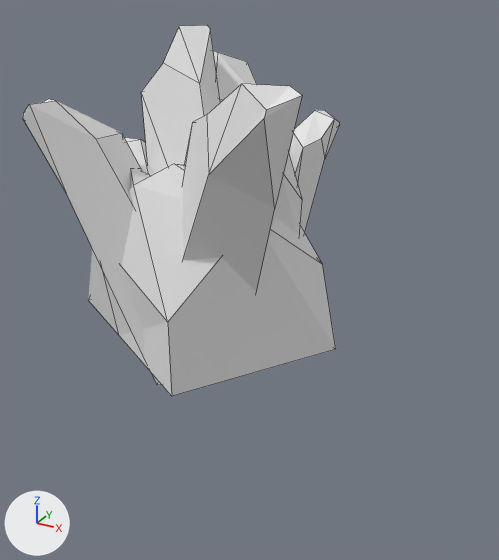
The Blender file Assets/Raw/rocks.blend: old version first, new version second.
One viewpoint serves both versions: a 50 mm lens placed at (7.78, -12.09, 3.45), pointed at (0.83, 0.55, -2.87). The axes (+X, +Y, +Z) are drawn at lower left. The lights are the same throughout. Mesh edges are drawn as thin lines.

Objects in the first picture: 'Rocks'.
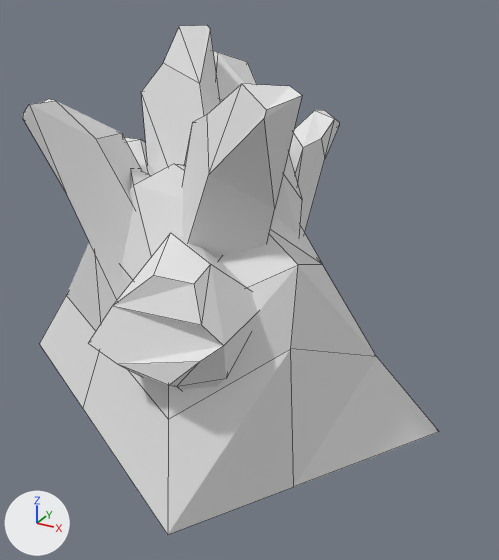
Where the change shows, as pixel boxes [x1, y1, x2, y2] in the pictures (499 x 560 px):
'Rocks', reshaped
    before: [23, 25, 339, 396]
    after: [23, 25, 439, 535]
part 1 of me_cube, added
    after: [88, 232, 258, 390]
part 2 of me_cube, built on
    before: [88, 230, 336, 396]
    after: [40, 230, 439, 535]

Diff of the bpy script that builds the scene:
```diff
--- a/Assets/Raw/rocks.blend.py
+++ b/Assets/Raw/rocks.blend.py
@@ me_cube @@
 # used by ob_rocks; location = (0.0, 0.0, 0.0)
-me_cube.from_pydata(...)  # 130 vertices, 103 faces; spans x -3.39..2.95, y -2.53..3.37, z -4.91..2.48
+me_cube.from_pydata(...)  # 160 vertices, 130 faces; spans x -5.44..5.65, y -3.84..5.02, z -6.44..2.48
+# me_cube part 1: the loose piece of 20 vertices spanning x -3.39..2.82, y -2.38..2.8, z -4.37..0.05 is copied, and the copy is multiplied about its middle by the matrix ((-0.028, -0.58, 0.178), (0.219, -0.176, -0.538), (0.565, 0.04, 0.217)), then moved by (1.16, -2.46, -0.47); it spans x -1.0..2.26, y -3.53..-0.4, z -4.81..-1.11
+# me_cube part 2
+# 2 vertices are removed from x 0.64..2.82, y -2.38..1.03, z -4.37
+# 3 faces are deleted
+# 4 vertices move from x -3.39..-0.81, y -1.12..2.8, z -4.34..-4.03 to x -4.01..-0.8, y -1.47..3.43, z -4.36..-3.98
+# 12 vertices are added at x -5.44..5.65, y -3.84..5.02, z -6.44..-1.2
+# 14 new faces join them
 me_cube.materials.append(mat_material)
```
